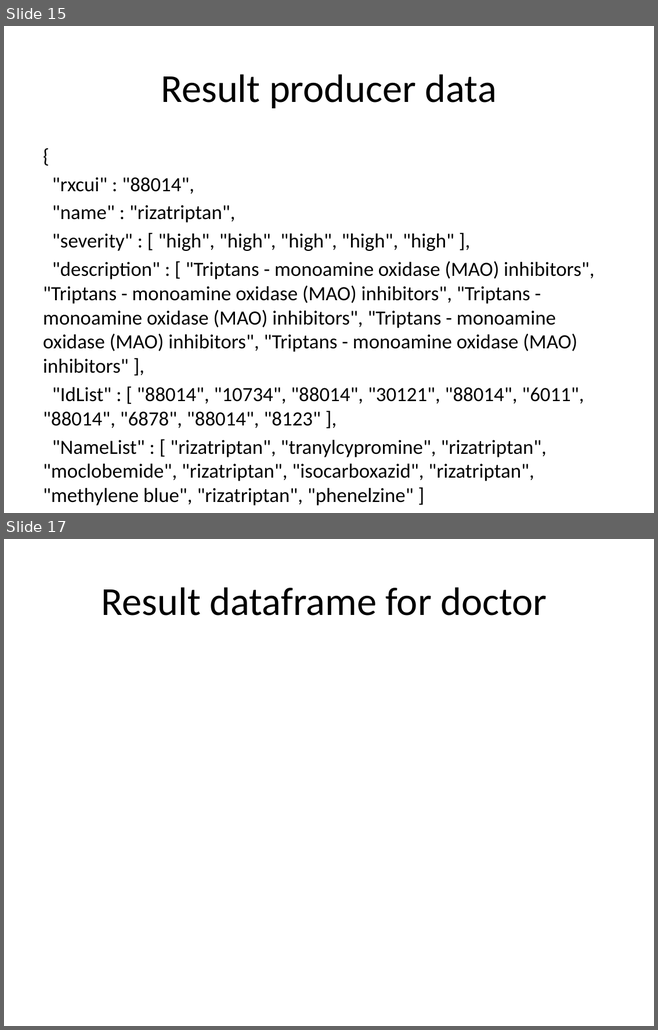
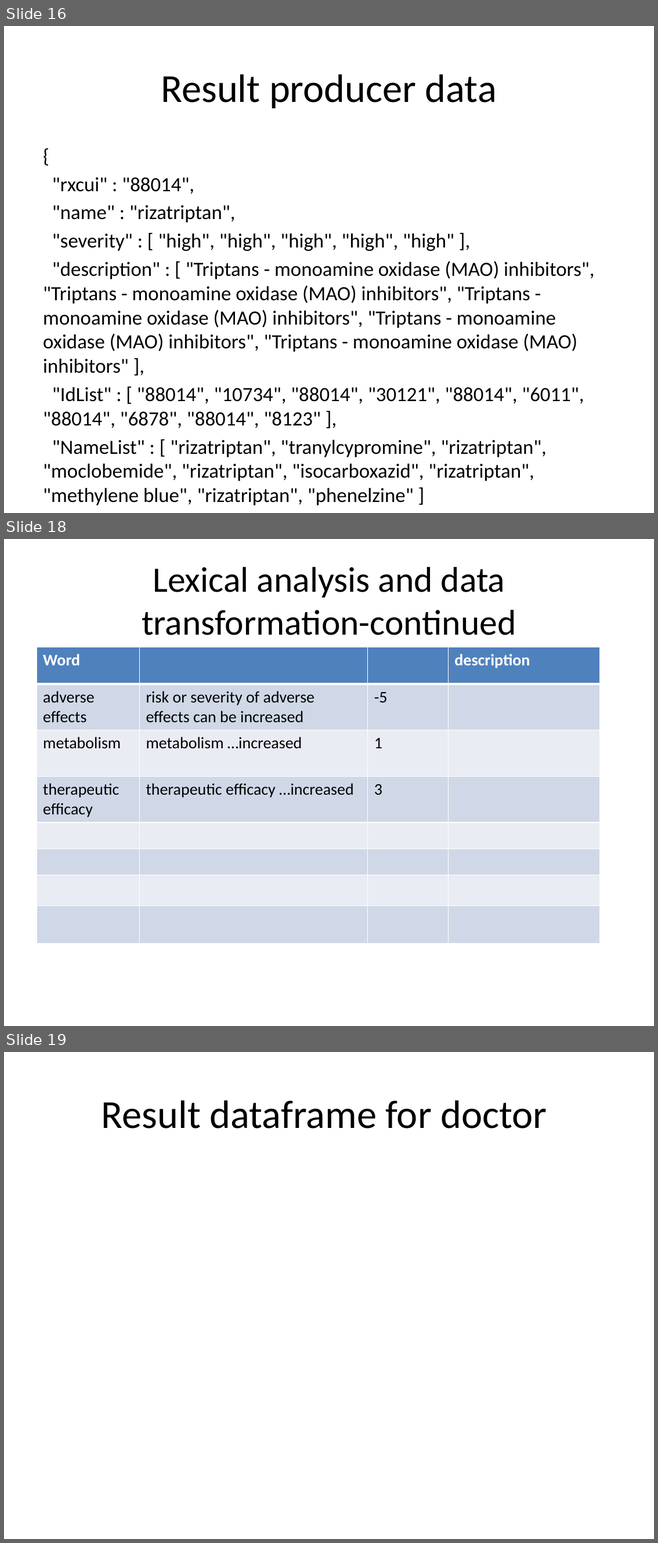
Before and after one commit to katkovOlga/nayaProject, a slide deck: FinalProject.pptx. Shown one above the other, each under a label of ours: slides 15 and 17 before the commit, slides 16, 18 and 19 after it; the slides between them are not shown. The pictures are 658x1030 and 658x1543 pixels, drawn with LibreOffice and Linux fonts; fonts in the diff are those of the drawing. Boxes give left, top, right and bottom in pixels: in the first picture for what was removed or moved away, otherwise in the second. Text is boxed around its words. In the diff, an @@ line names an element or a change of style, - is before the commit and + after.

```diff
--- a/FinalProject.pptx
+++ b/FinalProject.pptx
@@ slide 18 added at <box>4,539,654,1026</box>, background #FFFFFF @@
@@ title added at <box>141,567,516,635</box>, 39.6 pt, text #000000 @@
+Lexical analysis and data transformation-continued
@@ table added at <box>36,647,599,942</box>, 8 rows, 4 columns @@
+Word |  |  | description
+adverse effects | risk or severity of adverse effects can be increased | -5 | 
+metabolism | metabolism …increased | 1 | 
+therapeutic efficacy | therapeutic efficacy …increased | 3 | 
+ |  |  | 
+ |  |  | 
+ |  |  | 
+ |  |  | 
@@ what was slide 15 is now slide 16 @@
@@ what was slide 17 is now slide 19 @@
```
Also in this commit, not shown: 2 slides changed, 1 other slide added.
